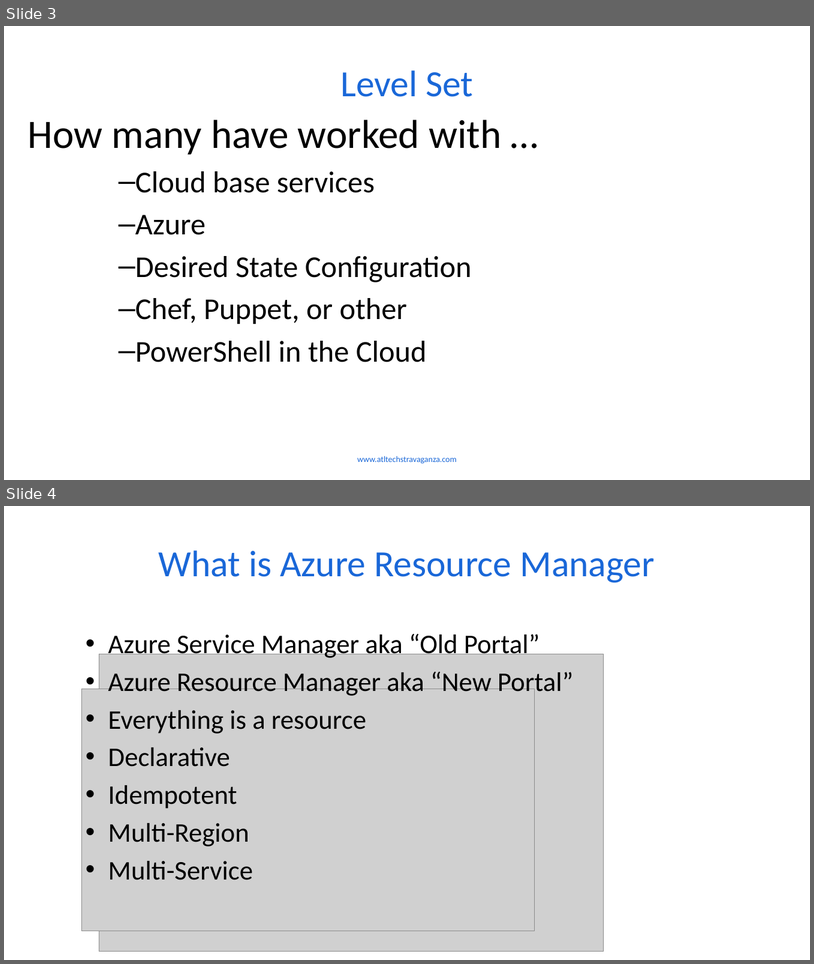
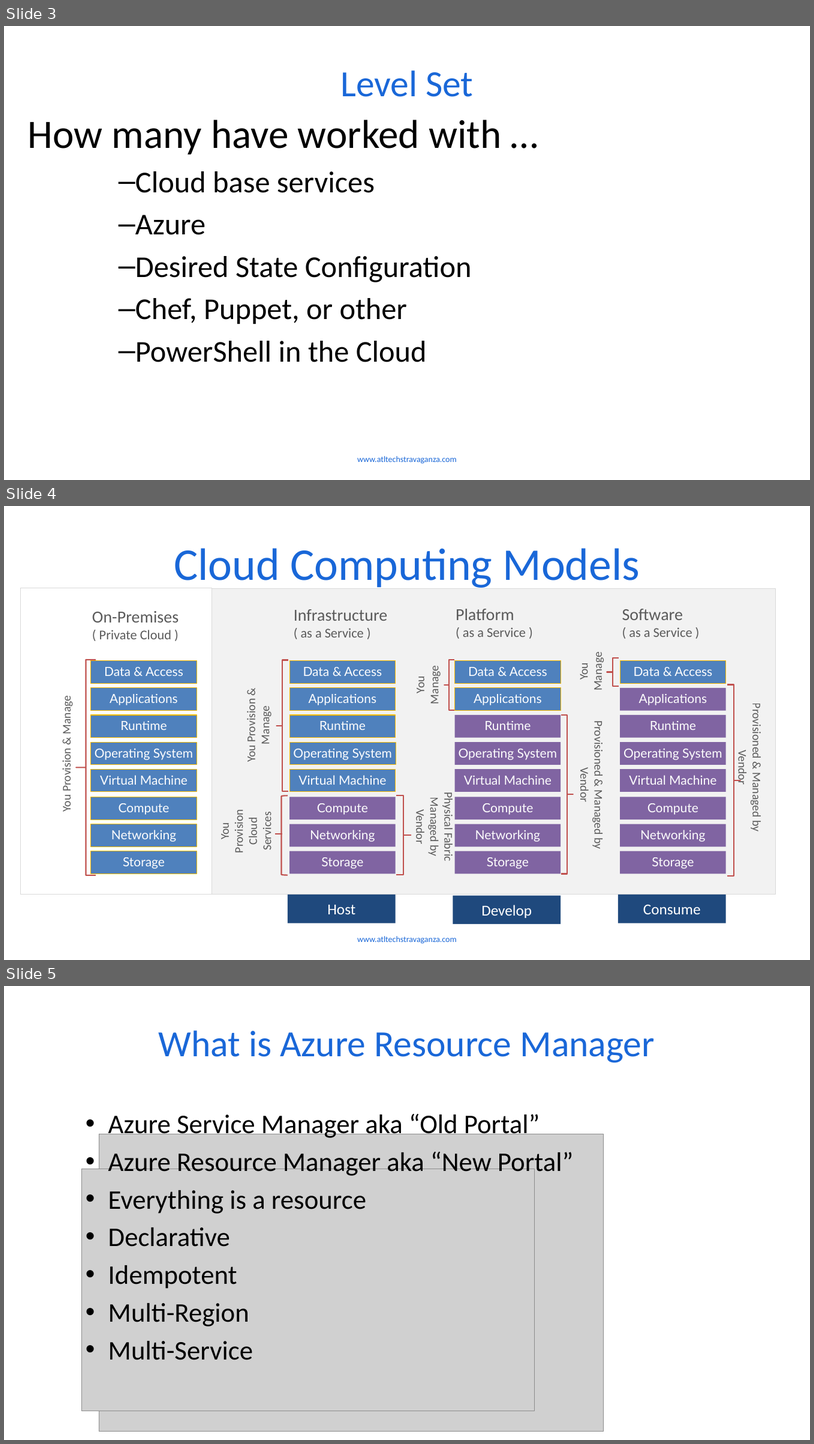
Before and after one commit to Falconwmua/ITProCampJax, a slide deck: ARMTemplate/ARMTemplatesATS.pptx. Shown one above the other, each under a label of ours: slides 3 and 4 before the commit, slides 3, 4 and 5 after it. The pictures are 814x964 and 814x1444 pixels, drawn with LibreOffice and Linux fonts; fonts in the diff are those of the drawing; grey boxes stand for pictures; background and template pictures are left out. Boxes give left, top, right and bottom in pixels: in the first picture for what was removed or moved away, otherwise in the second. Text is boxed around its words. In the diff, an @@ line names an element or a change of style, - is before the commit and + after.

```diff
--- a/ARMTemplate/ARMTemplatesATS.pptx
+++ b/ARMTemplate/ARMTemplatesATS.pptx
@@ slide 4 added at (x1=4, y1=506, x2=810, y2=960), background #FFFFFF; not listed: 1 template element that a slide beside it also shows @@
@@ title added at (x1=174, y1=548, x2=640, y2=588), 54 pt, text #1967D8 @@
+Cloud Computing Models
@@ text added at (x1=735, y1=709, x2=764, y2=831), 14 pt, text #595959 @@
+  Provisioned & Managed by Vendor
@@ group added at (x1=21, y1=588, x2=776, y2=924): 37 rectangles, 11 texts, 7 left braces, 1 left bracket, 1 line @@
+  On-Premises
+  ( Private Cloud )
+Networking
+Compute
+Storage
+Virtual Machine
+Operating System
+Applications
+Data & Access
+Runtime
+  You Provision & Manage
+  Infrastructure
+( as a Service )
+Networking
+Compute
+Storage
+Virtual Machine
+Operating System
+Applications
+Data & Access
+Runtime
+  Physical Fabric
+  Managed by Vendor
+  You Provision & Manage
+  Platform
+( as a Service )
+  Provisioned & Managed by Vendor
+  You Manage
+Networking
+Compute
+Storage
+Virtual Machine
+Operating System
+Data & Access
+Runtime
+Applications
+  Software
+( as a Service )
+Networking
+Compute
+Virtual Machine
+Operating System
+Data & Access
+Runtime
+Applications
+Storage
+  You Provision
+  Cloud Services
+  You Manage
+Host
+Develop
+Consume
@@ what was slide 4 is now slide 5 @@
```
Also in this commit, not shown: 1 slide changed, 1 other file.
